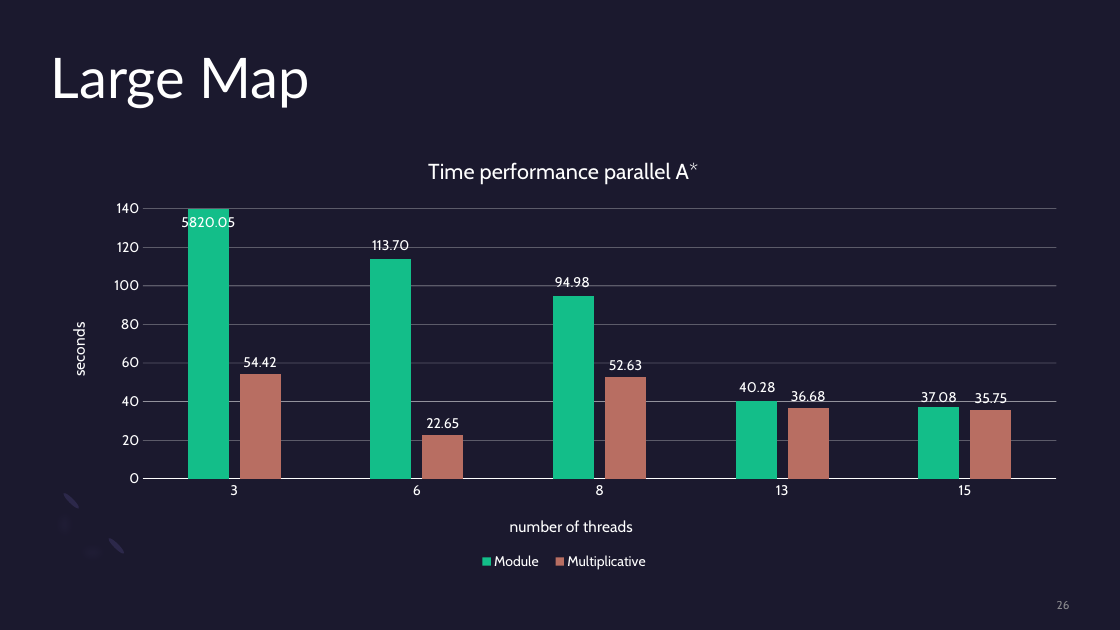
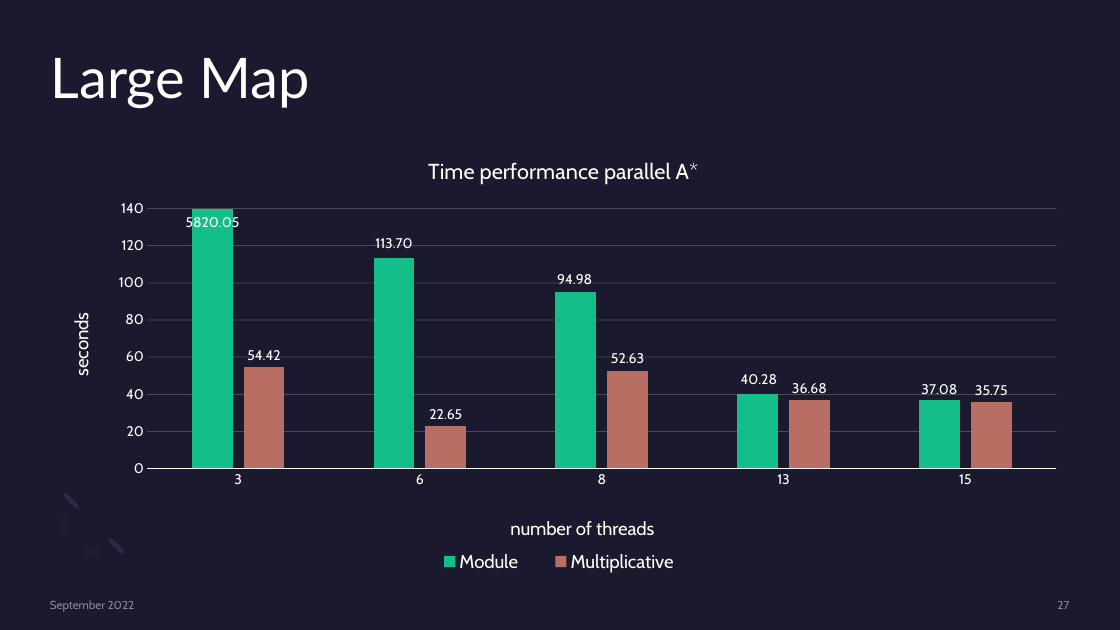
Before and after one commit to Salvo-kun/a-star, a slide deck: slide 27 of presentation/astar_slides.pptx (slide 26 before the commit). Drawn at 1120x630 pixels with LibreOffice and Linux fonts; fonts in the diff are those of the drawing. Boxes give left, top, right and bottom in pixels: in the first picture for what was removed or moved away, otherwise in the second. Text is boxed around its words. In the diff, an @@ line names an element or a change of style, - is before the commit and + after.

```diff
--- a/presentation/astar_slides.pptx
+++ b/presentation/astar_slides.pptx
@@ column chart at (x1=50, y1=139, x2=1077, y2=580) @@
@@ legend changed @@
@@ value axis changed @@
@@ text added at (x1=50, y1=600, x2=135, y2=612), 10 pt, text #A6A6A6 at 80% opacity @@
+September 2022
@@ page number at (x1=1057, y1=601, x2=1069, y2=609): text changed @@
-26
+27
```
Also in this commit, not shown: 24 other slides changed, 6 slides added, 5 slides removed, 3 other files.
